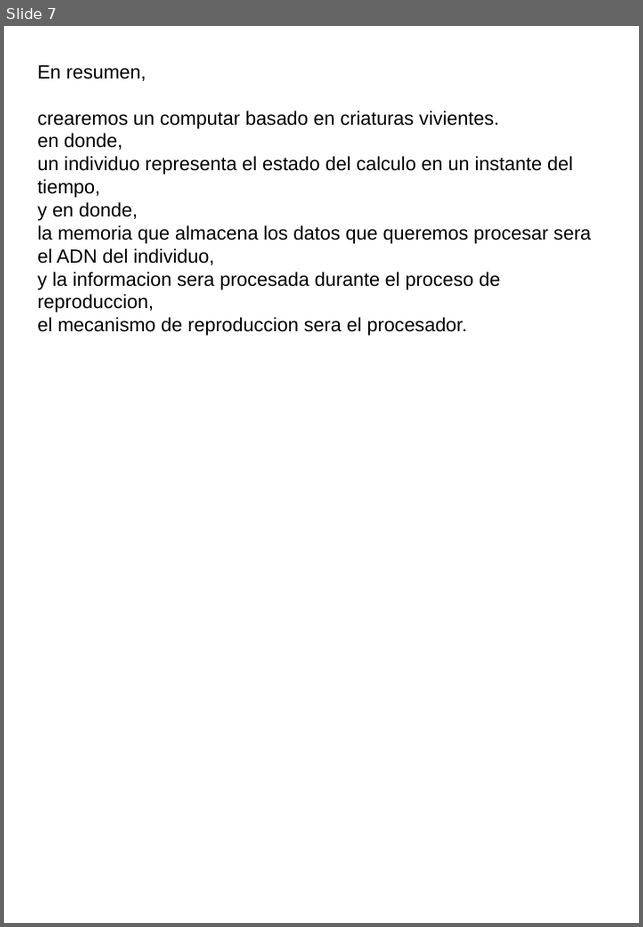
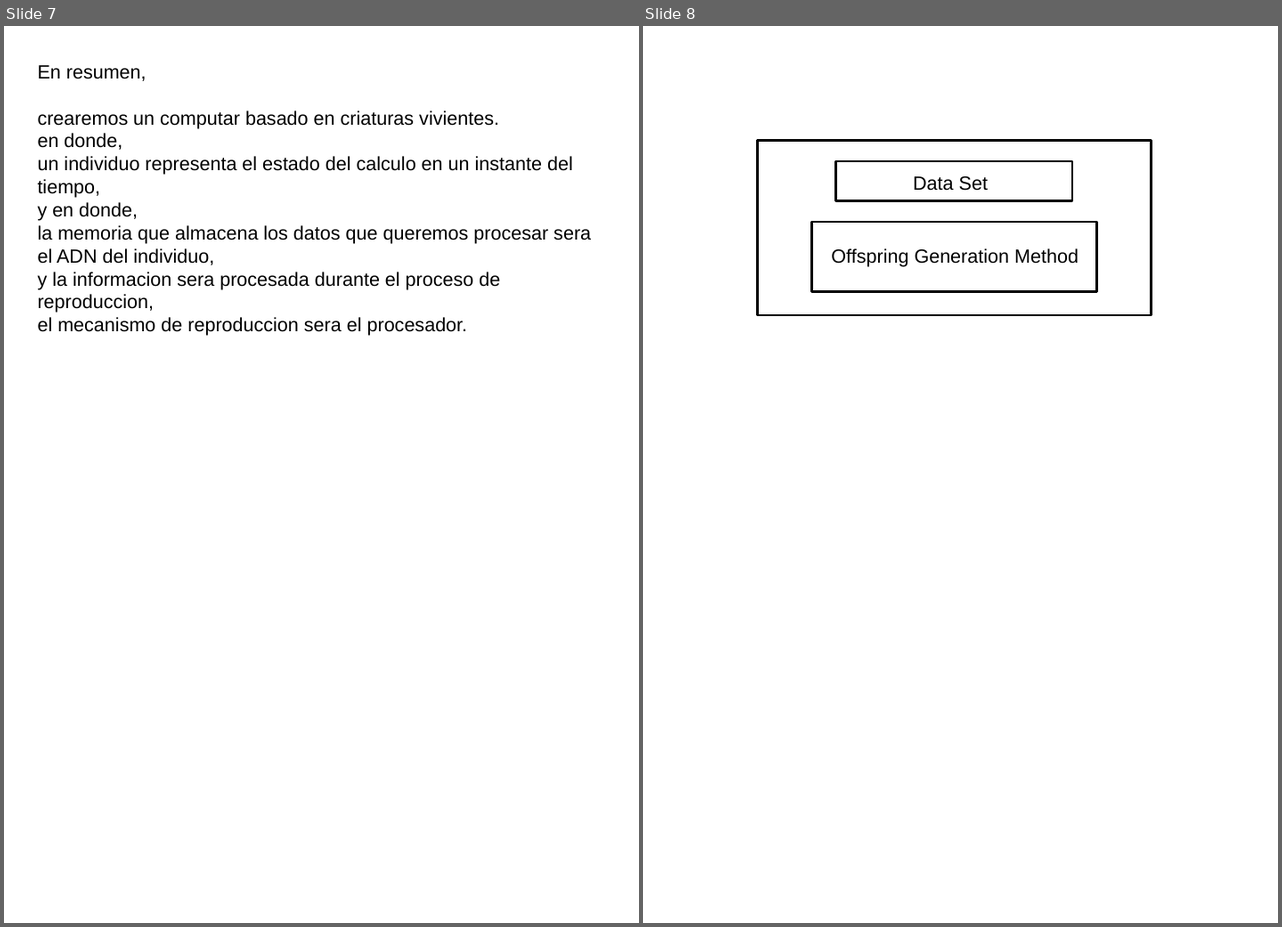
Before and after one commit to fabhrius/La-Cosa, a slide deck: capitulos/1 - Procesamiento de la informacion/Procesamiento de la informacion.odp. Shown side by side, each under a label of ours: slide 7 before the commit, slides 7 and 8 after it. The pictures are 643x927 and 1282x927 pixels, drawn with LibreOffice and Linux fonts; fonts in the diff are those of the drawing. Boxes give left, top, right and bottom in pixels: in the first picture for what was removed or moved away, otherwise in the second. Text is boxed around its words. In the diff, an @@ line names an element or a change of style, - is before the commit and + after.

```diff
--- a/capitulos/1 - Procesamiento de la informacion/Procesamiento de la informacion.odp
+++ b/capitulos/1 - Procesamiento de la informacion/Procesamiento de la informacion.odp
@@ slide 8 added at [643, 26, 1278, 923], background #FFFFFF @@
@@ rectangle added at [757, 140, 1151, 315], outline #000000 2.3 pt @@
@@ rectangle added at [835, 161, 1072, 201], outline #000000 2.3 pt @@
@@ text added at [913, 176, 987, 191], 18 pt, text #000000 @@
+Data Set
@@ rectangle added at [812, 222, 1097, 291], outline #000000 2.3 pt @@
@@ text added at [831, 248, 1078, 267], 18 pt, text #000000 @@
+Offspring Generation Method
```
Also in this commit, not shown: 3 other files.
